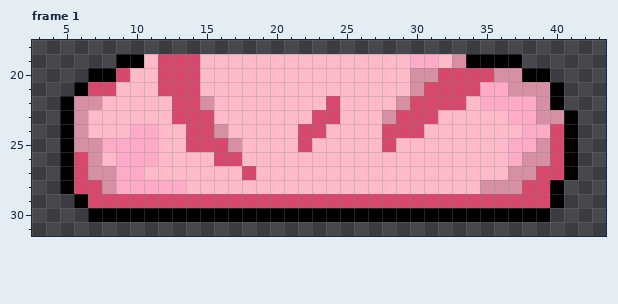
Two states of a pixel-art file, Assets/Espelho/fdr_sprites/spr_cloud01 - Copy.aseprite. Above, as it was before the edit.
44x32 pixels, 7 frames. Shown: frame 1: x 3..43, y 18..31.
After the commit:
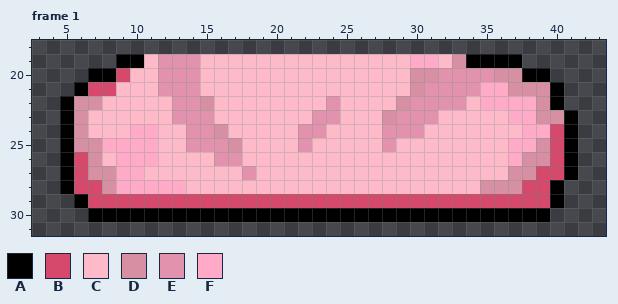
Palette (. is transparent): A #000000  B #d6496c  C #ffbac9  D #d78fa3  E #e392ad  F #ffaac6
What changed:
Frame 1:
The author changed colour B to colour E in row 19 at x 12 to 14; in row 20 at x 12 to 14 and 32 to 35; in row 21 at x 12 to 14 and 31 to 34; in row 22 at x 13 to 14, 24 and 30 to 33; in row 23 at x 13 to 15, 23 to 24 and 29 to 31; in row 24 at x 14 to 15, 22 to 23 and 28 to 30.
The author changed colour B to colour E in row 25 at x 14 to 16, 22 and 28; in row 26 at x 16 to 17; in row 27 at x 18.
Boxes around the changes in both pictures, in picture pixels (x1, y1, x2, y2):
changed: (158, 54, 494, 180)
